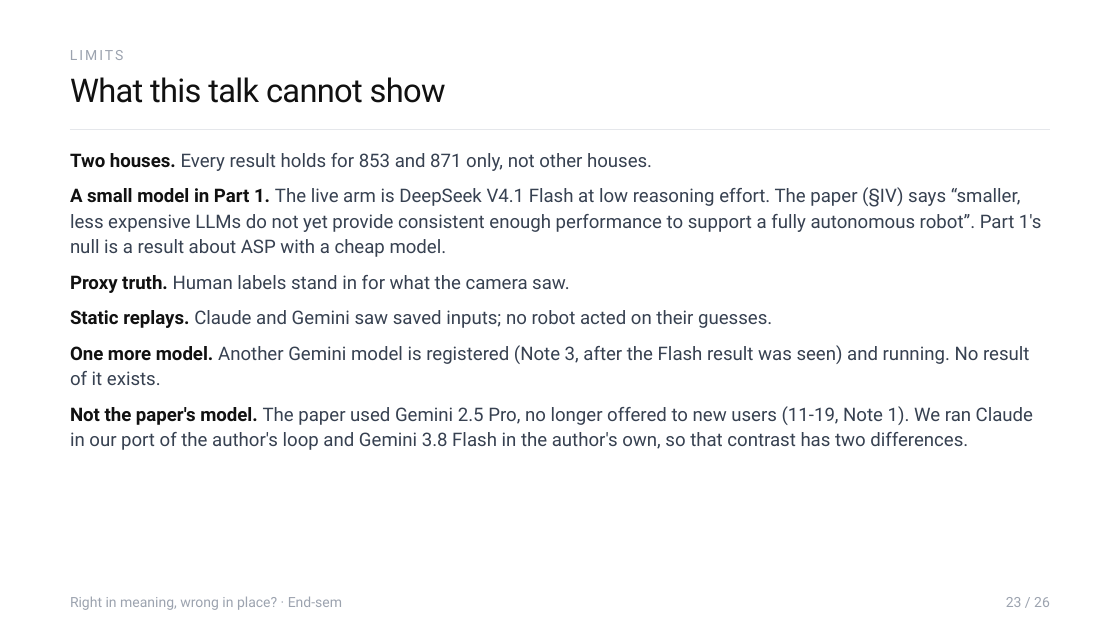
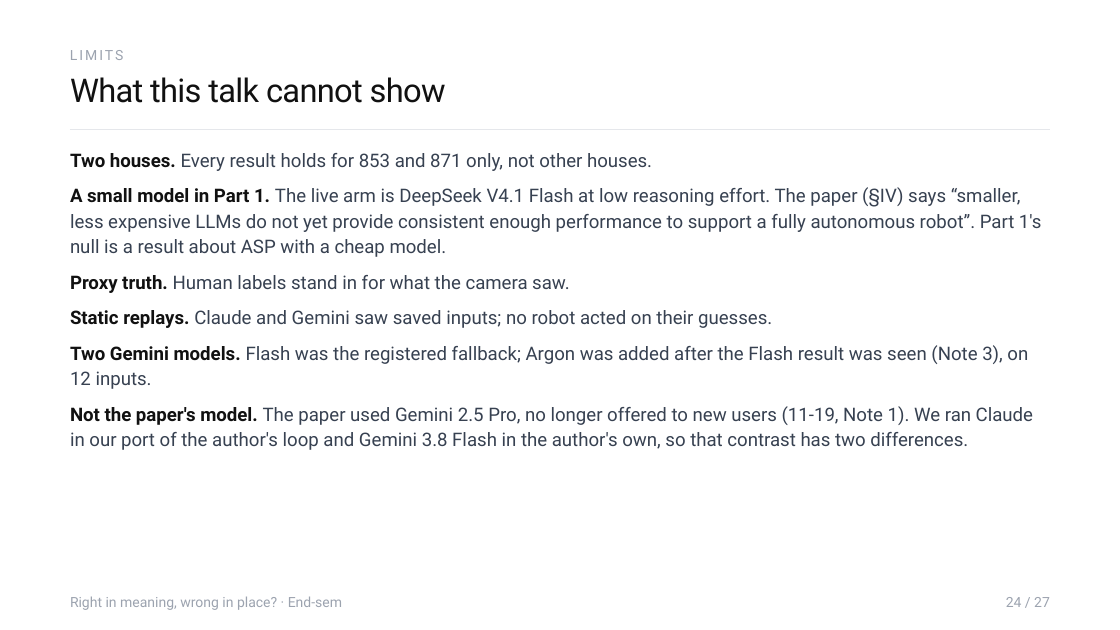
Before and after one commit to Sher110106/validity-aware-active-semantic-exploration, a slide deck: slide 24 of docs/endsem_2026-11/ASP_Endsem.pptx (slide 23 before the commit). Drawn at 1120x630 pixels with LibreOffice and Linux fonts; fonts in the diff are those of the drawing. Boxes give left, top, right and bottom in pixels: in the first picture for what was removed or moved away, otherwise in the second. Text is boxed around its words. In the diff, an @@ line names an element or a change of style, - is before the commit and + after.

```diff
--- a/docs/endsem_2026-11/ASP_Endsem.pptx
+++ b/docs/endsem_2026-11/ASP_Endsem.pptx
@@ text at <box>70,345,1028,389</box>: text changed @@
-One more model. Another Gemini model is registered (Note 3, after the Flash result was seen) and running. No result of it exists.
+Two Gemini models. Flash was the registered fallback; Argon was added after the Flash result was seen (Note 3), on 12 inputs.
@@ text at <box>1006,597,1050,607</box>: text changed @@
-23 / 26
+24 / 27
```
Also in this commit, not shown: 26 other slides changed, 1 slide added, 8 other files.
